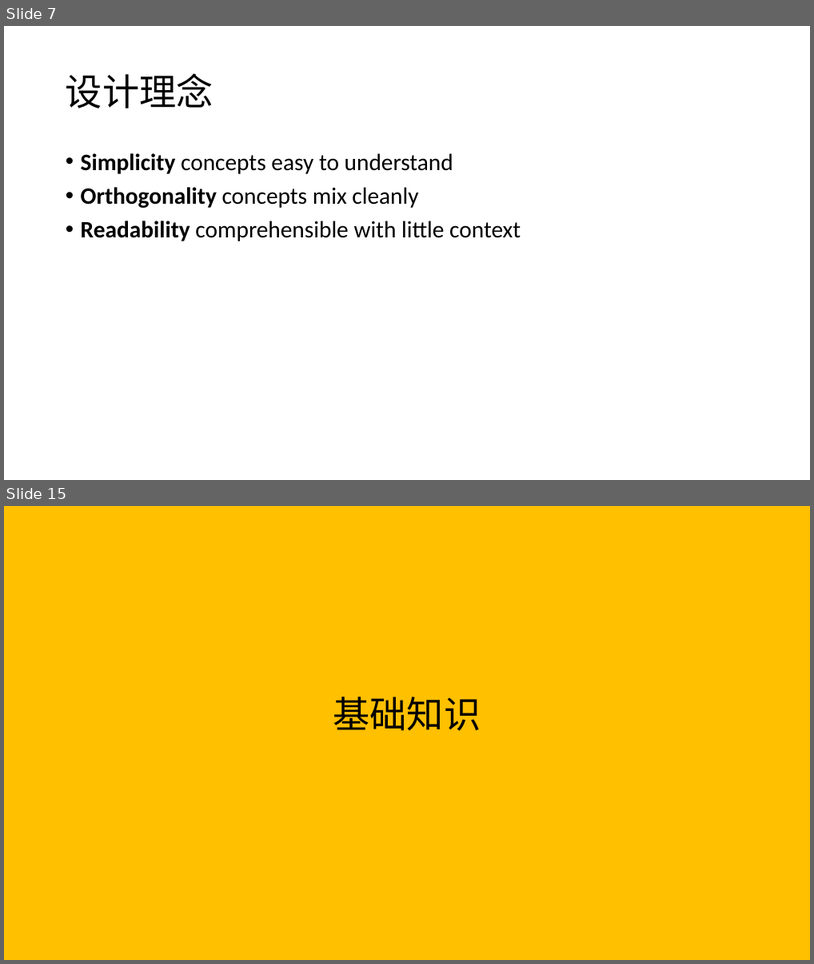
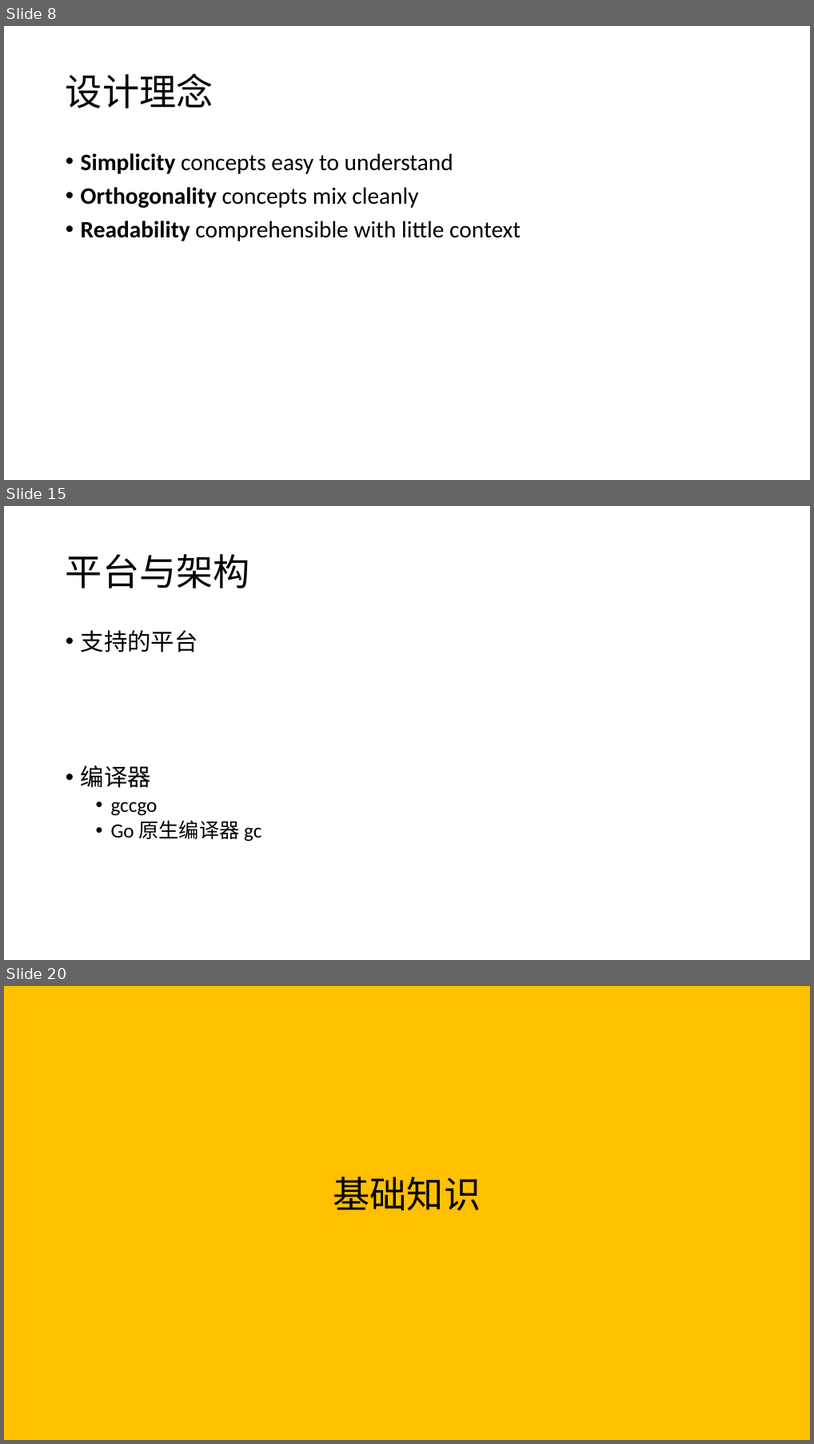
Before and after one commit to hongzhenglin/golearning, a slide deck: go学习笔记.pptx. Shown one above the other, each under a label of ours: slides 7 and 15 before the commit, slides 8, 15 and 20 after it; the slides between them are not shown. The pictures are 814x964 and 814x1444 pixels, drawn with LibreOffice and Linux fonts; fonts in the diff are those of the drawing. Boxes give left, top, right and bottom in pixels: in the first picture for what was removed or moved away, otherwise in the second. Text is boxed around its words. In the diff, an @@ line names an element or a change of style, - is before the commit and + after.

```diff
--- a/go学习笔记.pptx
+++ b/go学习笔记.pptx
@@ slide 15 added at bbox=[4, 506, 810, 960], background #FFFFFF @@
@@ title added at bbox=[66, 554, 250, 588], 44 pt, text #000000 @@
+平台与架构
@@ text added at bbox=[81, 630, 262, 841], 24 pt, text #000000 @@
+• 支持的平台
+• 编译器
+  • gccgo
+  • Go 原生编译器 gc
@@ what was slide 7 is now slide 8 @@
@@ what was slide 15 is now slide 20 @@
```
Also in this commit, not shown: 9 slides changed, 17 other slides added, 2 slides removed.
